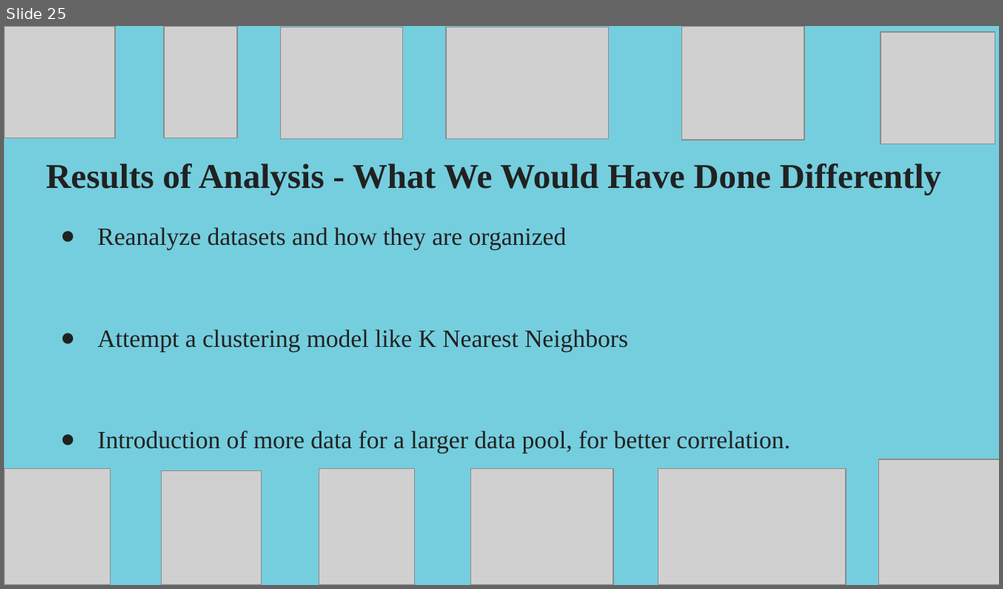
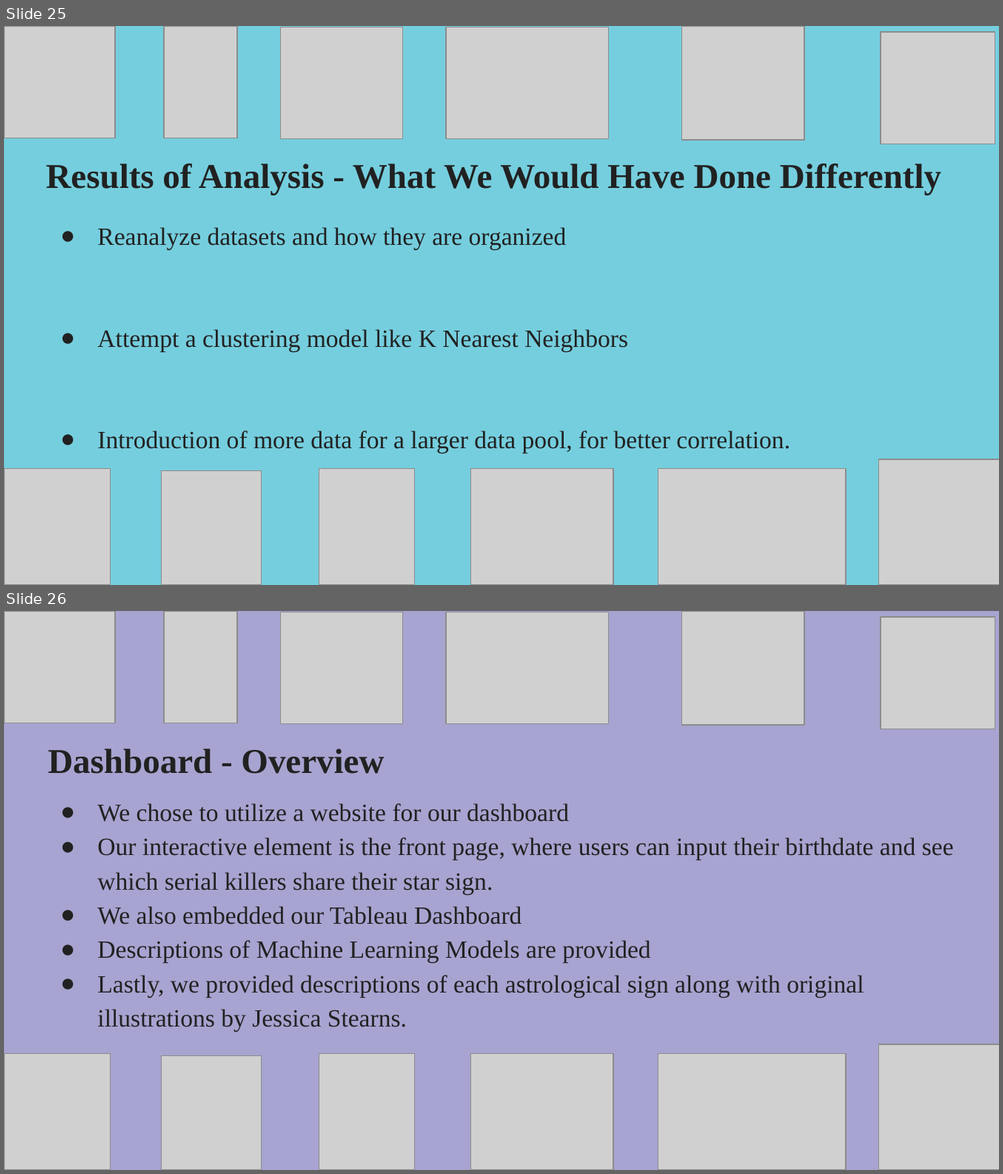
Before and after one commit to rulamia/Horrorscopes, a slide deck: HorrorscopesFinal.pptx. Shown one above the other, each under a label of ours: slide 25 before the commit, slides 25 and 26 after it. The pictures are 1003x589 and 1003x1174 pixels, drawn with LibreOffice and Linux fonts; fonts in the diff are those of the drawing; grey boxes stand for pictures. Boxes give left, top, right and bottom in pixels: in the first picture for what was removed or moved away, otherwise in the second. Text is boxed around its words. In the diff, an @@ line names an element or a change of style, - is before the commit and + after.

```diff
--- a/HorrorscopesFinal.pptx
+++ b/HorrorscopesFinal.pptx
@@ slide 26 added at (x1=4, y1=611, x2=999, y2=1170), background #A7A4D1 @@
@@ group added at (x1=4, y1=611, x2=995, y2=729): 6 pictures @@
@@ title added at (x1=48, y1=749, x2=384, y2=774), 25.2 pt, text #212121, bold @@
+Dashboard - Overview
@@ text added at (x1=97, y1=803, x2=953, y2=1032), 18 pt, text #212121 @@
+● We chose to utilize a website for our dashboard
+● Our interactive element is the front page, where users can input their birthdate and see which serial killers share their star sign.
+● We also embedded our Tableau Dashboard
+● Descriptions of Machine Learning Models are provided
+● Lastly, we provided descriptions of each astrological sign along with original illustrations by Jessica Stearns.
@@ group added at (x1=4, y1=1045, x2=999, y2=1170): 6 pictures @@
```
Also in this commit, not shown: 2 other slides added.
